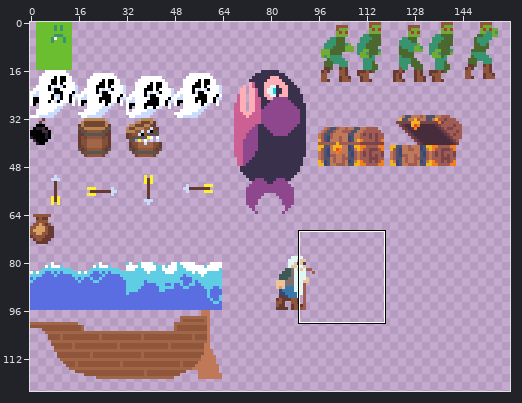
File history of a sprite sheet, resources/textures/Entities.png. The picture above shows the old version from afar; the outline marks the close-up.
Close-up. Earlier state:
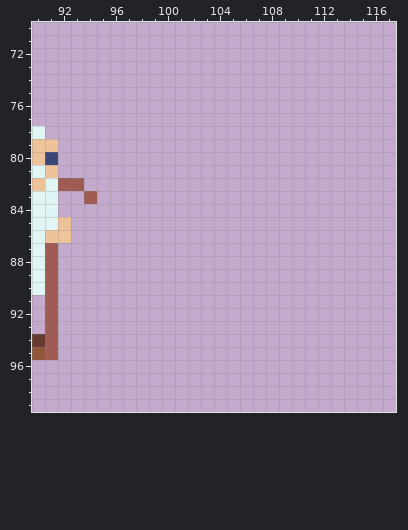
The file is 512x512 pixels. Colours within 5 levels of each other are drawn and written as one. Shown: x 90..117, y 70..99. The wide view leaves out empty margins.
Once edited:
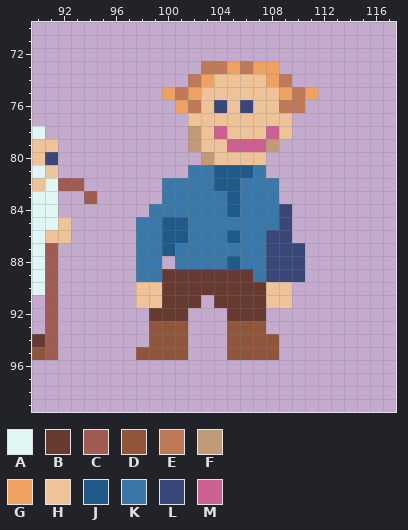
Palette (. is transparent): A #dff6f5  B #663931  C #a05b53  D #8f563b  E #bf7958  F #c19b77  G #eea160  H #eec39a  J #1f5a88  K #3978a8  L #394778  M #cd6093
Changes in this commit:
{"y":73,"x":103,"old":"......","new":"EEGEGG"}
{"y":74,"x":102,"old":"........","new":"EGHHHHGE"}
{"y":75,"x":100,"old":"............","new":"GEGHHHHHHGEG"}
{"y":76,"x":101,"old":"..........","new":"GEHLHLHHEE"}
{"y":77,"x":102,"old":"........","new":"HHHHHHHH"}
{"y":78,"x":102,"old":"........","new":"FHMHHHMH"}
{"y":79,"x":102,"old":".......","new":"FHHMMMF"}
{"y":80,"x":103,"old":".....","new":"FHHHH"}
{"y":81,"x":102,"old":"......","new":"KKJJJK"}
{"y":82,"x":100,"old":".........","new":"KKKKJJKKK"}
{"y":83,"x":100,"old":".........","new":"KKKKKJKKK"}
{"y":84,"x":99,"old":"...........","new":"KKKKKKJKKKL"}
{"y":85,"x":98,"old":"............","new":"KKJJKKKKKKKL"}
{"y":86,"x":98,"old":"............","new":"KKJJKKKJKKLL"}
{"y":87,"x":98,"old":".............","new":"KKJKKKKKKKLLL"}
{"y":88,"x":98,"old":"..","new":"KK"}
{"y":88,"x":101,"old":"..........","new":"KKKKJKKLLL"}
{"y":89,"x":98,"old":".............","new":"KKBBBBBBBKLLL"}
{"y":90,"x":98,"old":"............","new":"HHBBBBBBBBHH"}
{"y":91,"x":98,"old":".....","new":"HHBBB"}
{"y":91,"x":104,"old":"......","new":"BBBBHH"}
{"y":92,"x":99,"old":"...","new":"BBB"}
{"y":92,"x":105,"old":"...","new":"BBB"}
{"y":93,"x":99,"old":"...","new":"DDD"}
{"y":93,"x":105,"old":"...","new":"DDD"}
{"y":94,"x":99,"old":"...","new":"DDD"}
{"y":94,"x":105,"old":"....","new":"DDDD"}
{"y":95,"x":98,"old":"....","new":"DDDD"}
{"y":95,"x":105,"old":"....","new":"DDDD"}
